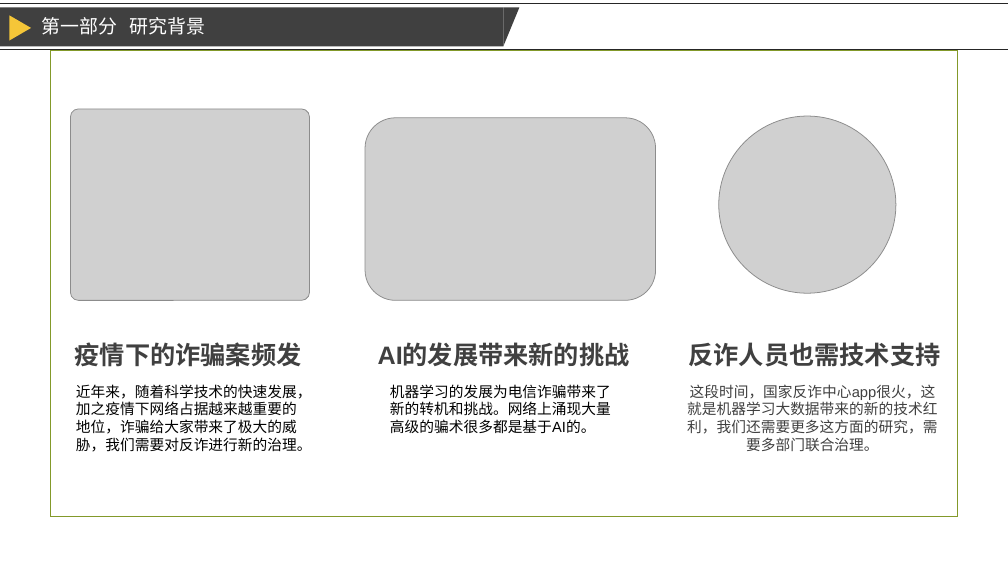
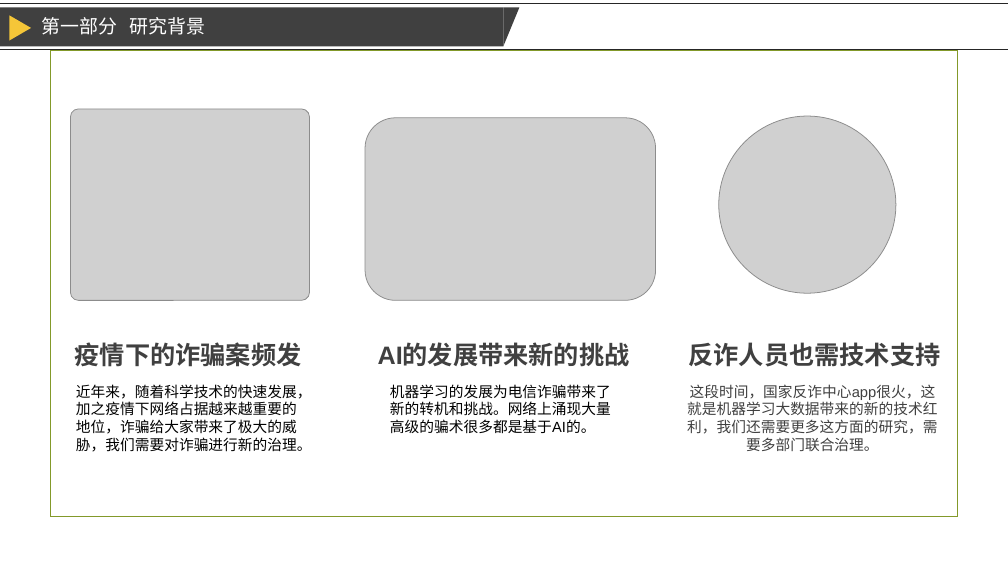
Before and after one commit to duhhhh1/Anti_fraud_text, a slide deck: slide 4 of 立项.pptx. Drawn at 1008x567 pixels with LibreOffice and Linux fonts; fonts in the diff are those of the drawing; grey boxes stand for pictures; background and template pictures are left out. Boxes give left, top, right and bottom in pixels: in the first picture for what was removed or moved away, otherwise in the second. Text is boxed around its words. In the diff, an @@ line names an element or a change of style, - is before the commit and + after.

```diff
--- a/立项.pptx
+++ b/立项.pptx
@@ text at bbox=[76, 384, 312, 452]: text changed @@
-近年来，随着科学技术的快速发展，加之疫情下网络占据越来越重要的地位，诈骗给大家带来了极大的威胁，我们需要对反诈进行新的治理。
+近年来，随着科学技术的快速发展，加之疫情下网络占据越来越重要的地位，诈骗给大家带来了极大的威胁，我们需要对诈骗进行新的治理。
```
Also in this commit, not shown: 4 other slides changed, 4 other files.
